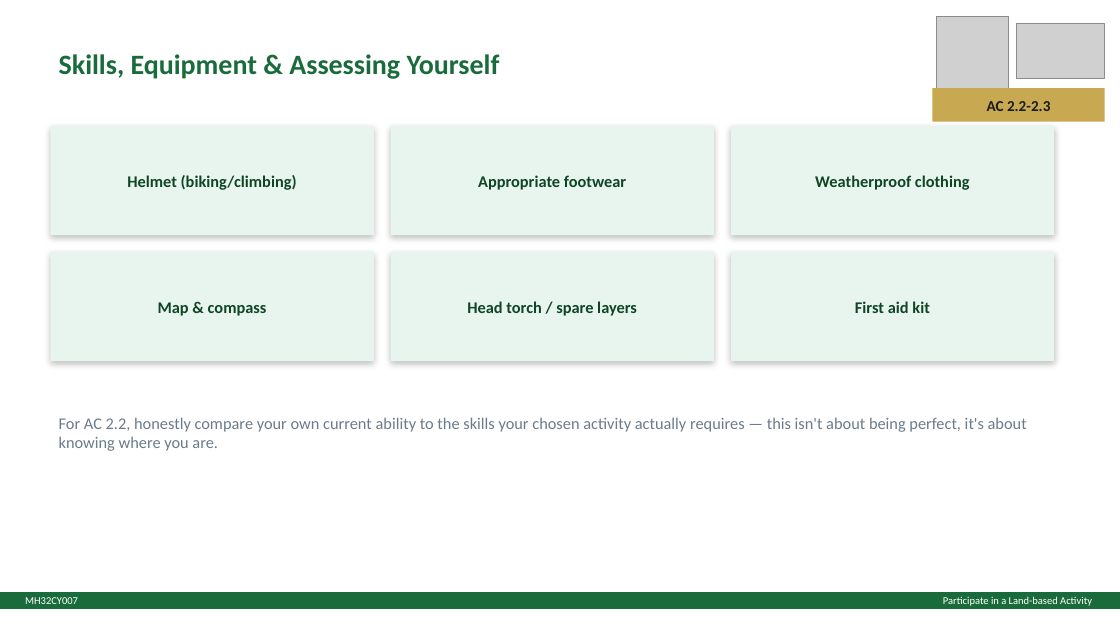
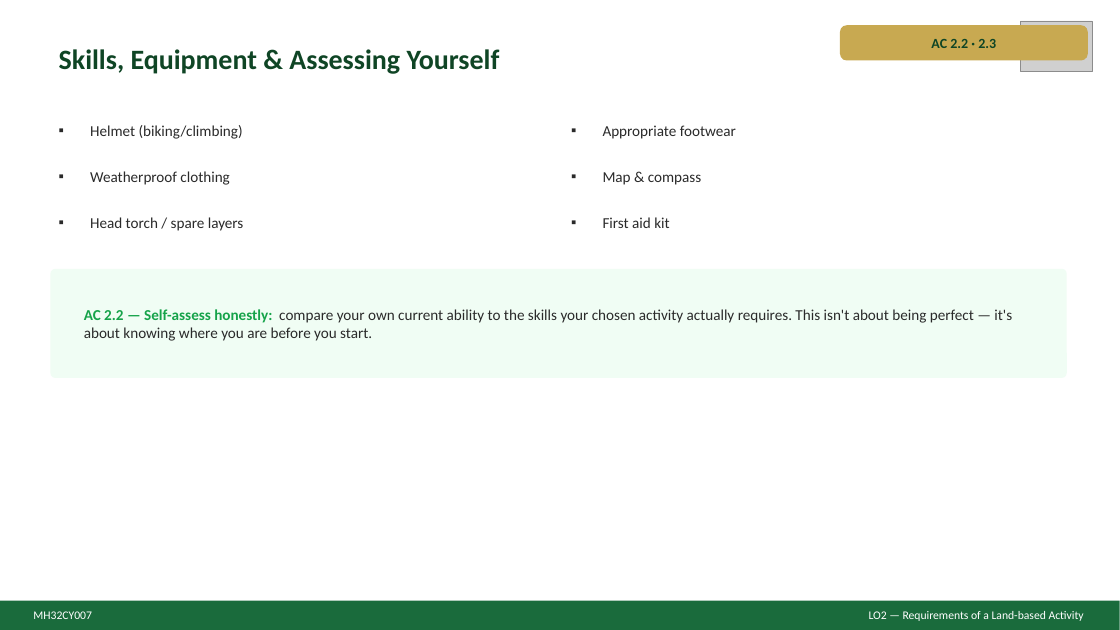
Before and after one commit to JJ2026Outdoor/ACOutdoorEd, a slide deck: slide 5 of MH32CY007LandActivitySlides.pptx (slide 7 before the commit). Drawn at 1120x630 pixels with LibreOffice and Linux fonts; fonts in the diff are those of the drawing; grey boxes stand for pictures. Boxes give left, top, right and bottom in pixels: in the first picture for what was removed or moved away, otherwise in the second. Text is boxed around its words. In the diff, an @@ line names an element or a change of style, - is before the commit and + after.

```diff
--- a/MH32CY007LandActivitySlides.pptx
+++ b/MH32CY007LandActivitySlides.pptx
@@ text "Skills, Equipment & Assessing Yourself" at (59, 49, 500, 74): text colour #1A6B3C to #0F4525 @@
@@ rounded rectangle added at (840, 25, 1088, 60), fill #C8A951 @@
@@ picture removed at (1017, 24, 1105, 78) @@
@@ picture: place and size @@
-picture at (937, 17, 1008, 88)
+picture at (1021, 21, 1092, 71)
@@ text at (931, 39, 996, 48): text changed; size 13 to 12 pt; text colour #1A1A1A to #0F4525 @@
-AC 2.2-2.3
+AC 2.2 · 2.3
@@ rectangle removed at (933, 88, 1105, 122) @@
@@ text "Helmet (biking/climbing)": place and size @@
-text "Helmet (biking/climbing)" at (127, 175, 297, 190)
+text "Helmet (biking/climbing)" at (90, 125, 243, 139)
@@ text "Appropriate footwear": place and size @@
-text "Appropriate footwear" at (478, 175, 626, 190)
+text "Appropriate footwear" at (603, 125, 736, 139)
@@ rectangle removed at (50, 126, 374, 235) @@
@@ rectangle removed at (391, 126, 714, 235) @@
@@ rectangle removed at (731, 126, 1054, 235) @@
@@ text "Weatherproof clothing": place and size @@
-text "Weatherproof clothing" at (815, 175, 970, 190)
+text "Weatherproof clothing" at (90, 171, 229, 185)
@@ text "Map & compass": place and size @@
-text "Map & compass" at (158, 302, 267, 316)
+text "Map & compass" at (603, 172, 701, 185)
@@ size 14 to 13 pt, text colour #0F4525 to #2A2A2A, bold off; alignment centre to left; bullet none to ▪ in 6 elements at (90, 125, 243, 139), (603, 217, 669, 228), (603, 125, 736, 139), (90, 171, 229, 185), (603, 172, 701, 185), (90, 217, 244, 231) @@
@@ text "Head torch / spare layers": place and size @@
-text "Head torch / spare layers" at (467, 301, 637, 316)
+text "Head torch / spare layers" at (90, 217, 244, 231)
@@ text "First aid kit": place and size @@
-text "First aid kit" at (855, 301, 930, 313)
+text "First aid kit" at (603, 217, 669, 228)
@@ rectangle removed at (50, 252, 374, 361) @@
@@ rounded rectangle added at (50, 269, 1067, 378), fill #F0FDF4 @@
@@ rectangle removed at (391, 252, 714, 361) @@
@@ rectangle removed at (731, 252, 1054, 361) @@
@@ text at (84, 309, 1012, 341): text changed; size 14 to 13 pt; text colour #6B7B8C to #2A2A2A @@
-For AC 2.2, honestly compare your own current ability to the skills your chosen activity actually requires — this isn't about being perfect, it's about knowing where you are.
+AC 2.2 — Self-assess honestly: compare your own current ability to the skills your chosen activity actually requires. This isn't about being perfect — it's about knowing where you are before you start.
@@ rectangle: place and size @@
-rectangle at (0, 592, 1120, 609)
+rectangle at (0, 601, 1120, 630)
@@ text "MH32CY007": place and size @@
-text "MH32CY007" at (25, 597, 78, 604)
+text "MH32CY007" at (33, 611, 92, 619)
@@ text "MH32CY007" at (33, 611, 92, 619): size 9 to 10 pt @@
@@ text at (869, 611, 1084, 621): text changed; size 9 to 10 pt @@
-Participate in a Land-based Activity
+LO2 — Requirements of a Land-based Activity
```
Also in this commit, not shown: 9 other slides changed, 1 slide added, 3 slides removed, 1 other file.
